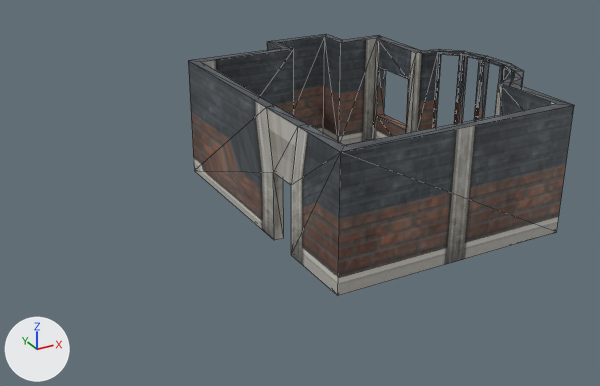
What one commit did to the glTF model escape_room/assets/map.glb.
One viewpoint serves both versions: a camera (50 mm lens) standing at (-3.91, -6.24, 3.17) and looking at (-0.33, 0.26, -0.08). Every picture has the same lights, and +X, +Y and +Z are marked at lower left. Mesh edges are drawn as thin lines. Vertices at the same position are counted once.
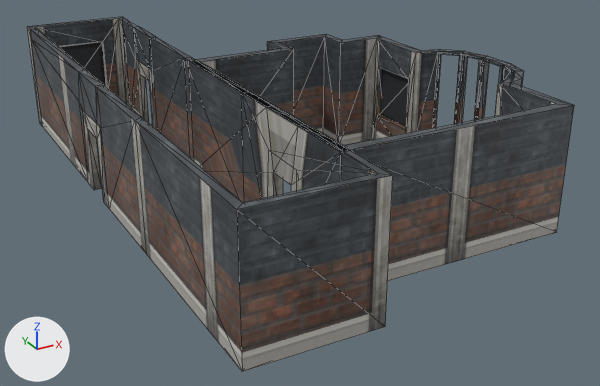
Location of each change, [x1, y1, x2, y2] in pixels of the pictures (600 x 386 px):
'Plane', reshaped: before [188, 34, 574, 296]; after [188, 34, 574, 281]
'Plane.003', added: after [27, 17, 393, 372]
'Plane.001', added (black): after [59, 42, 408, 127]
part 1 of me_plane, built on: [298, 124, 344, 152] in both

The change in detail:
Picture 'windows' (img_windows) is new.
Material 'window' (mat_window) is new.
Its texture is img_windows.
me_plane is used by ob_plane; location (0.057, -0.273, 0.575).
me_plane had 139 vertices, 306 faces and spanned x -1.15..1.48, y -1.43..1.69, z -0.58..0.56.
me_plane now has 142 vertices, 312 faces and spans x -1.15..1.48, y -1.43..1.69, z -0.58..0.56.
Part 1, on me_plane:
10 faces are deleted.
3 vertices are added at (-1.06, -1.18, 0.45), (-1.06, -1.18, -0.58), (-1.06, -1.18, 0.56).
16 new faces join them.
Mesh me_plane_005 is new.
It has 108 vertices, 220 faces and spans x -2.17..-1.07, y -1.94..3.62, z -0.58..0.56.
It uses material mat_material_001 (picture img_wall).
Mesh me_plane_001 is new.
It has 12 vertices, 6 faces and spans x -1.9..0.99, y -1.32..3.58, z -0.33..0.31.
It uses material mat_window (picture img_windows).
Object 'Plane.003' (ob_plane_003) is new; it shows me_plane_005.
Its location is (0.057, -0.273, 0.575).
Object 'Plane.001' (ob_plane_001) is new; it shows me_plane_001.
Its location is (0.057, -0.273, 0.575).
